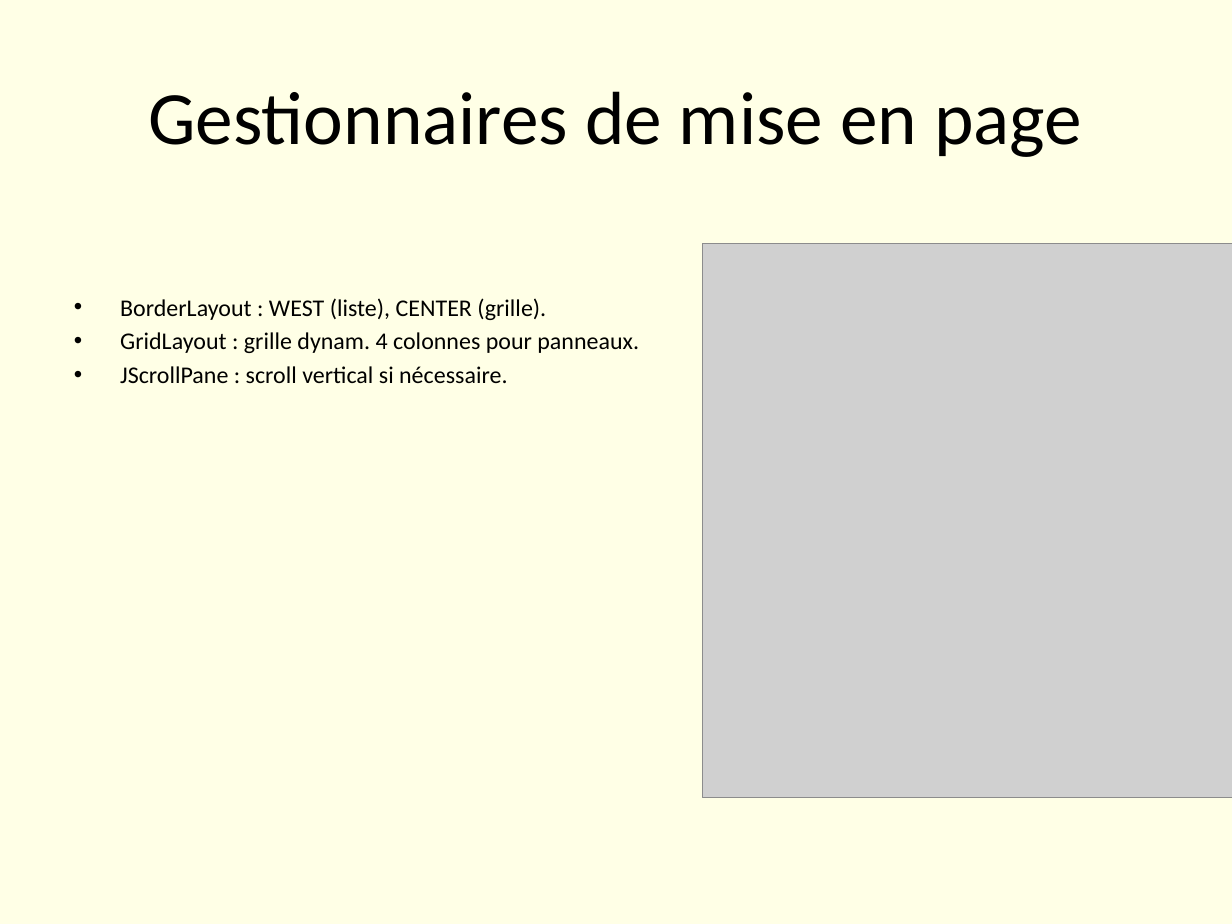
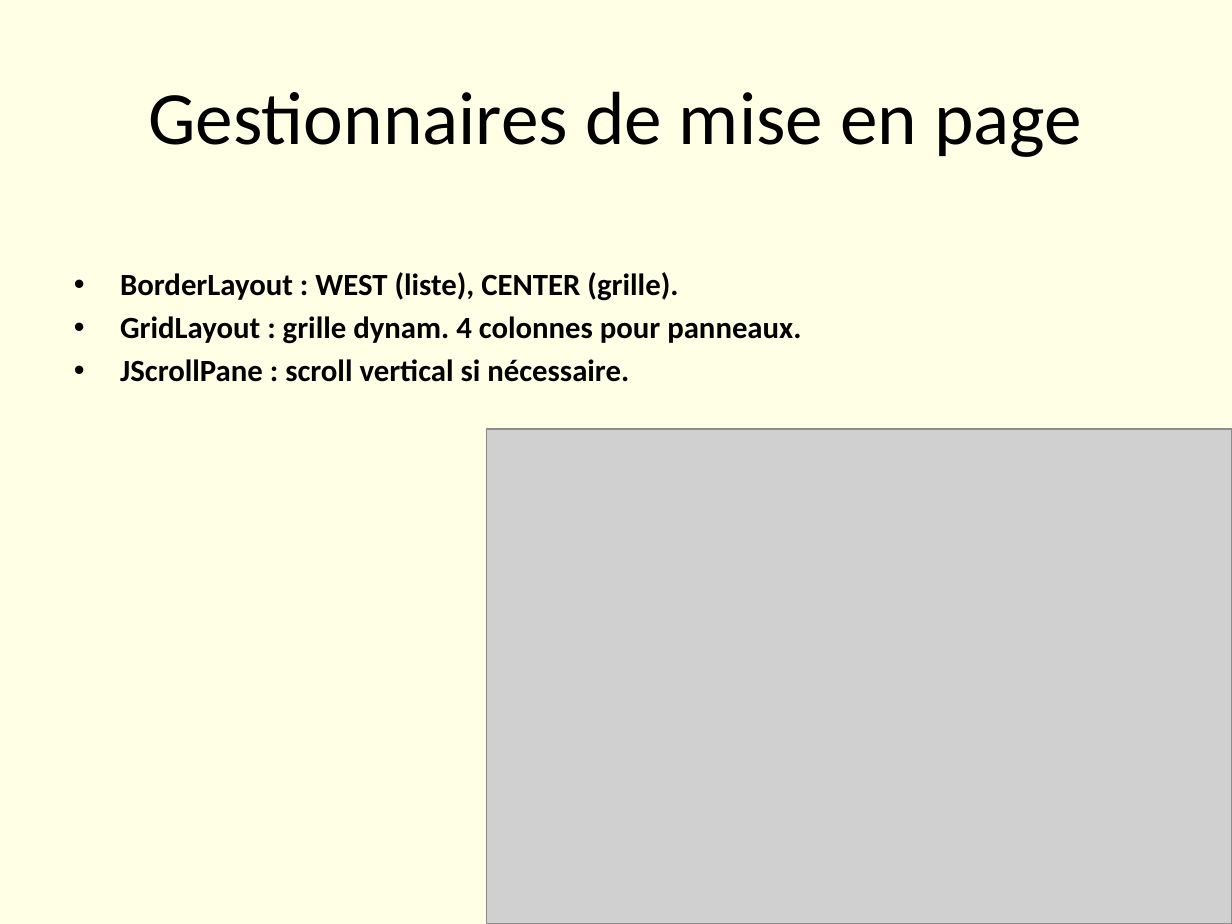
Before and after one commit to Bobyte5923/SoundOfWorld, a slide deck: slide 5 of SoundOfWorld.pptx. Drawn at 1232x924 pixels with LibreOffice and Linux fonts; fonts in the diff are those of the drawing; grey boxes stand for pictures. Boxes give left, top, right and bottom in pixels: in the first picture for what was removed or moved away, otherwise in the second. Text is boxed around its words. In the diff, an @@ line names an element or a change of style, - is before the commit and + after.

```diff
--- a/SoundOfWorld.pptx
+++ b/SoundOfWorld.pptx
@@ text "BorderLayout : WEST (liste), CENTER ..." at (120,272,801,382): size 14 to 18 pt, bold on @@
@@ picture: place and size @@
-picture at (702,243,1232,797)
+picture at (487,429,1232,924)
```
Also in this commit, not shown: 11 other slides changed, 3 slides added, 5 slides removed, 1 other file.
